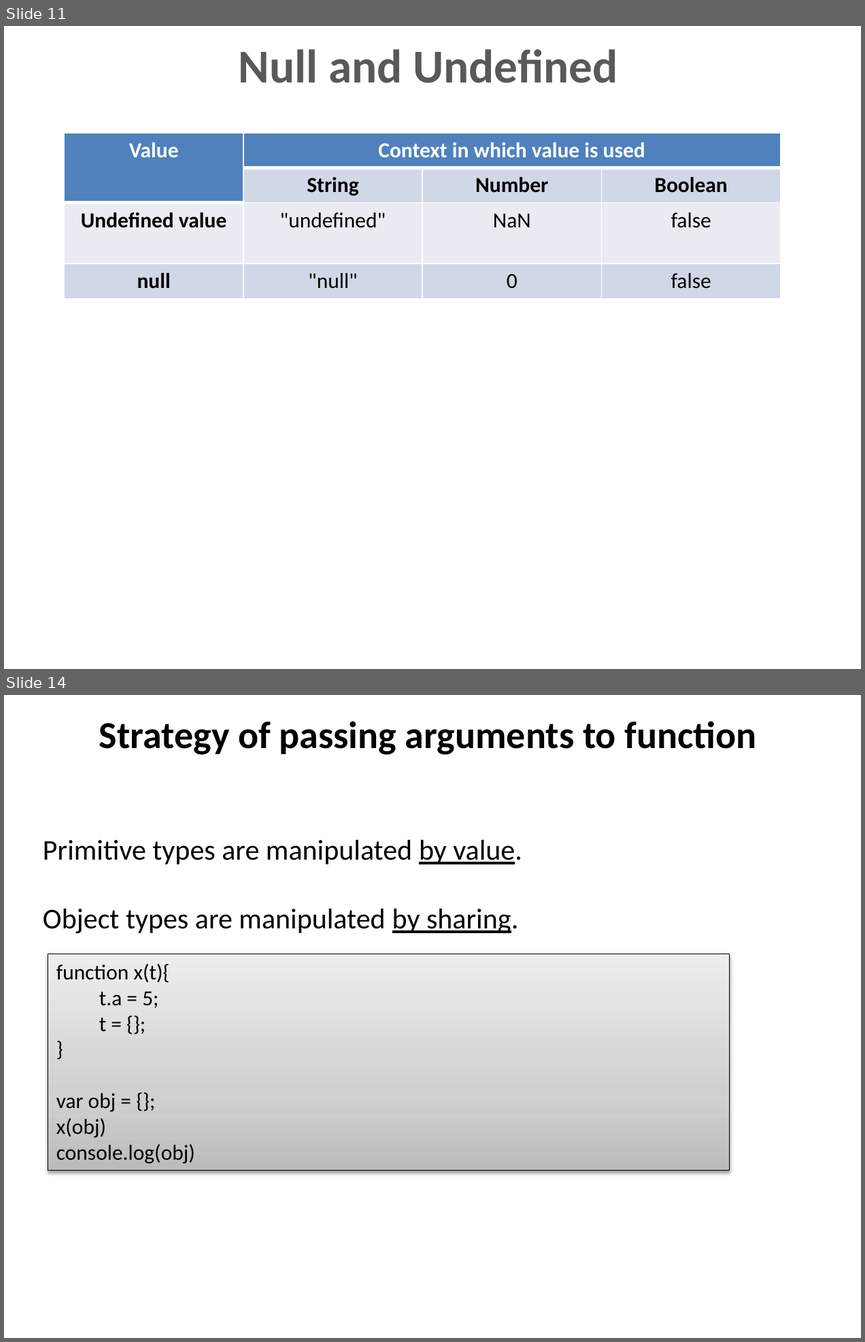
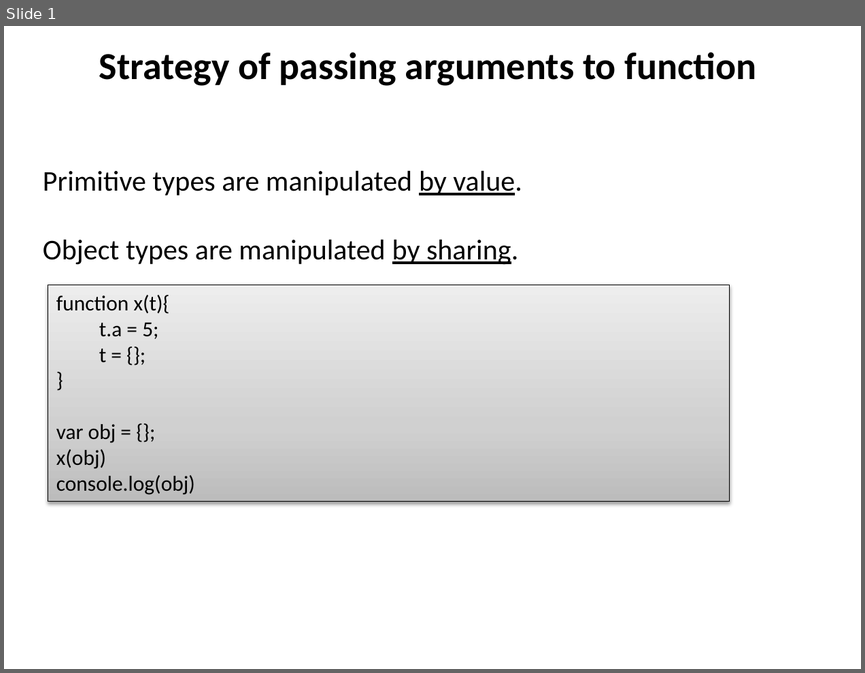
Before and after one commit to dzmitry-varabei/front-end-course, a slide deck: js-data-types/Data_types.pptx. Shown one above the other, each under a label of ours: slides 11 and 14 before the commit, slide 1 after it; the slides between them are not shown. The pictures are 865x1342 and 865x673 pixels, drawn with LibreOffice and Linux fonts; fonts in the diff are those of the drawing. Boxes give left, top, right and bottom in pixels: in the first picture for what was removed or moved away, otherwise in the second. Text is boxed around its words. In the diff, an @@ line names an element or a change of style, - is before the commit and + after.

```diff
--- a/js-data-types/Data_types.pptx
+++ b/js-data-types/Data_types.pptx
@@ slide 11 removed at (4, 26, 861, 669), background #FFFFFF @@
@@ title removed at (239, 49, 617, 83) @@
-Null and Undefined
@@ table removed at (64, 133, 781, 297), 4 rows, 4 columns @@
-Value | Context in which value is used |  | 
- | String | Number | Boolean
-Undefined value | "undefined" | NaN | false
-null | "null" | 0 | false
@@ what was slide 14 is now slide 1 @@
```
Also in this commit, not shown: 1 slide changed, 12 other slides removed, 3 other files.
